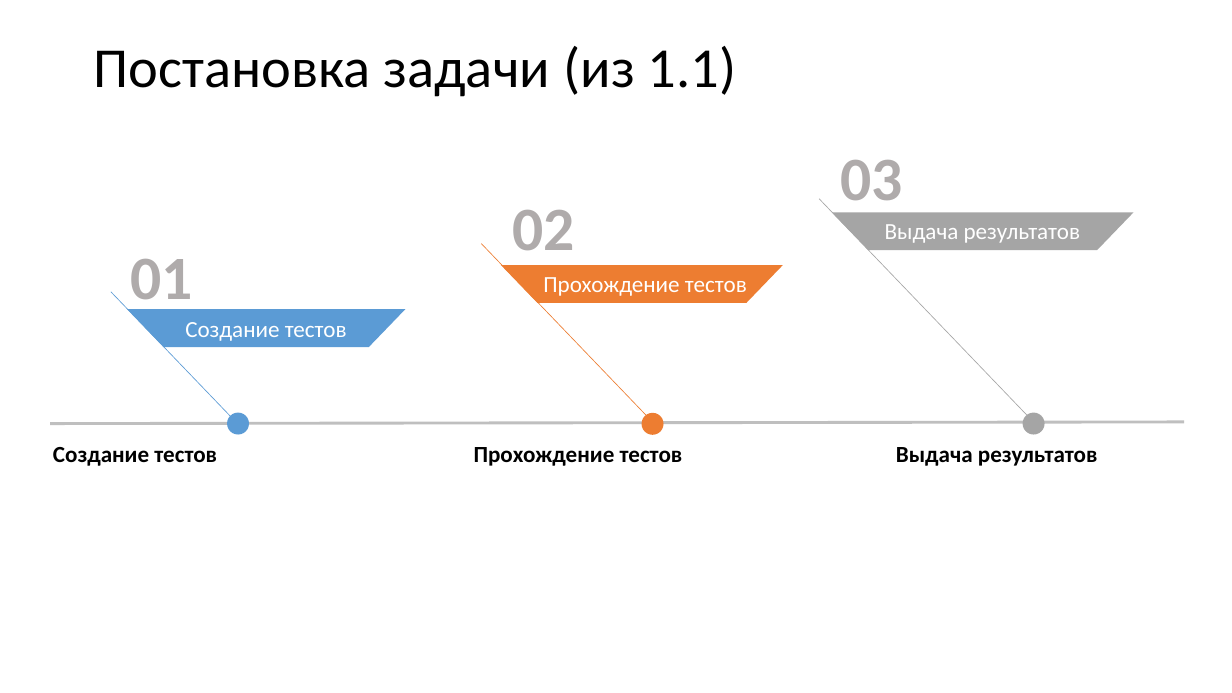
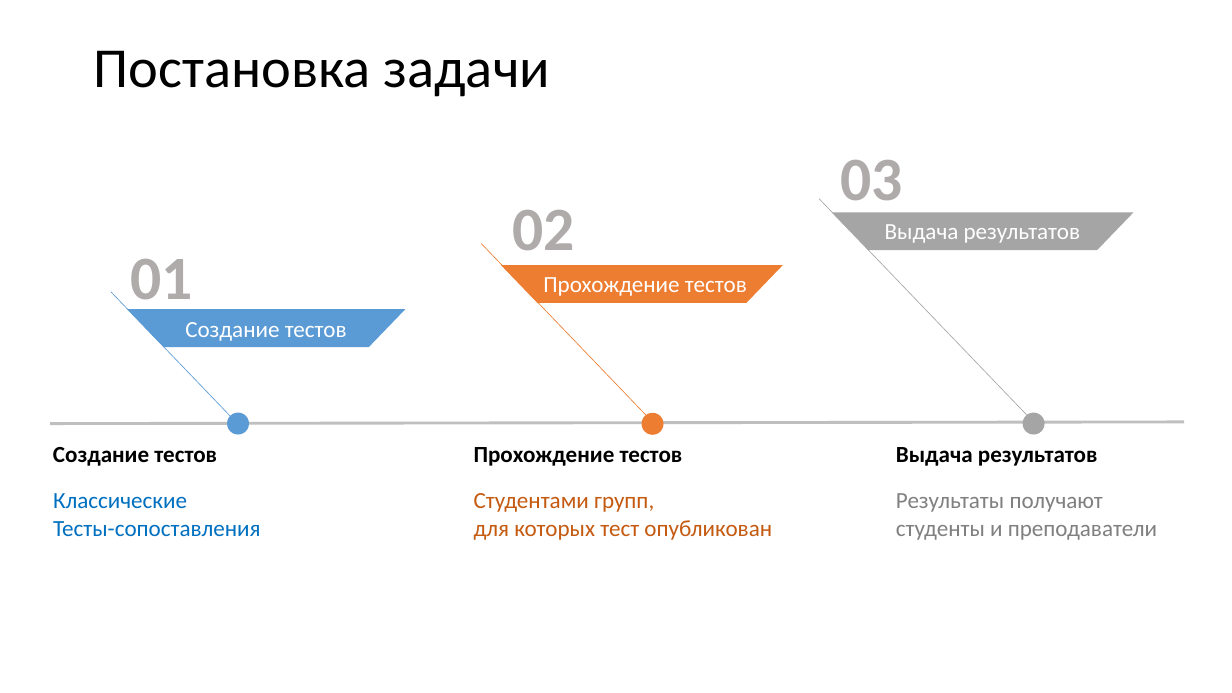
Before and after one commit to Art-Fedorov/diplom.local, a slide deck: slide 3 of Диплом/ДИПЛОМ.pptx (slide 2 before the commit). Drawn at 1232x693 pixels with LibreOffice and Linux fonts; fonts in the diff are those of the drawing. Boxes give left, top, right and bottom in pixels: in the first picture for what was removed or moved away, otherwise in the second. Text is boxed around its words. In the diff, an @@ line names an element or a change of style, - is before the commit and + after.

```diff
--- a/Диплом/ДИПЛОМ.pptx
+++ b/Диплом/ДИПЛОМ.pptx
@@ title at <box>94,50,550,97</box>: text changed @@
-Постановка задачи (из 1.1)
+Постановка задачи
@@ text added at <box>53,493,261,536</box>, 18 pt, text #0070C0 @@
+Классические
+Тесты-сопоставления
@@ text added at <box>474,493,772,540</box>, 18 pt, text #C55A11 @@
+Студентами групп,
+для которых тест опубликован
@@ text added at <box>896,493,1157,540</box>, 18 pt, text #808080 @@
+Результаты получают
+студенты и преподаватели
```
Also in this commit, not shown: 3 other slides changed, 3 slides added, 2 slides removed, 18 other files.
